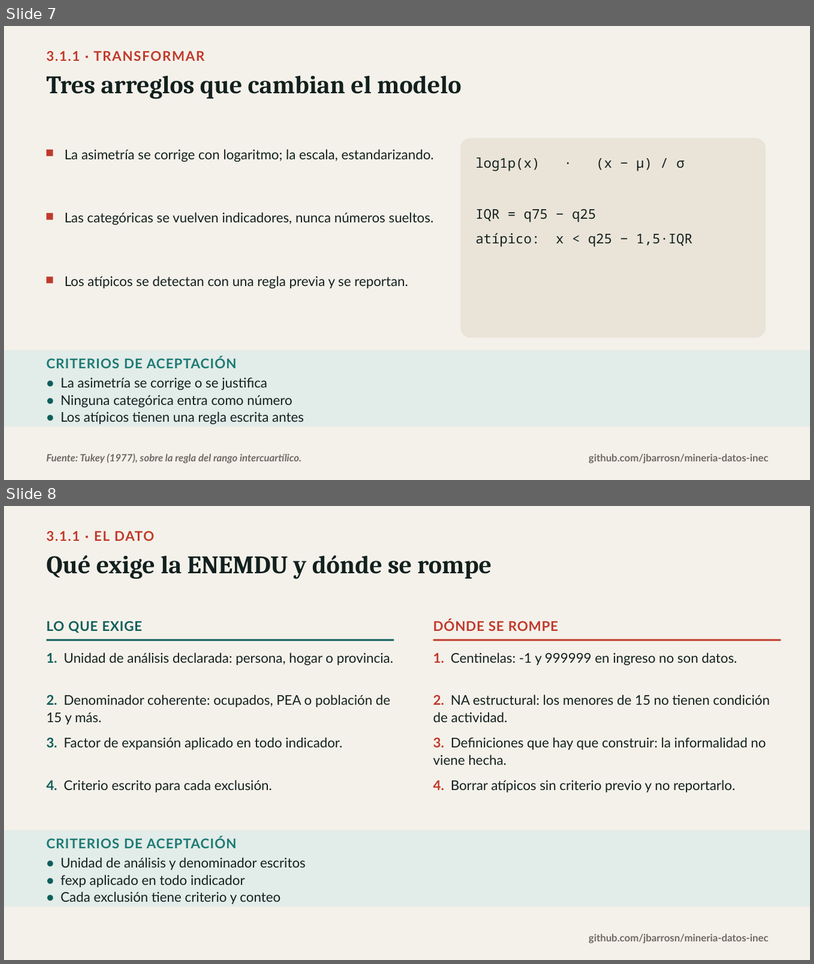
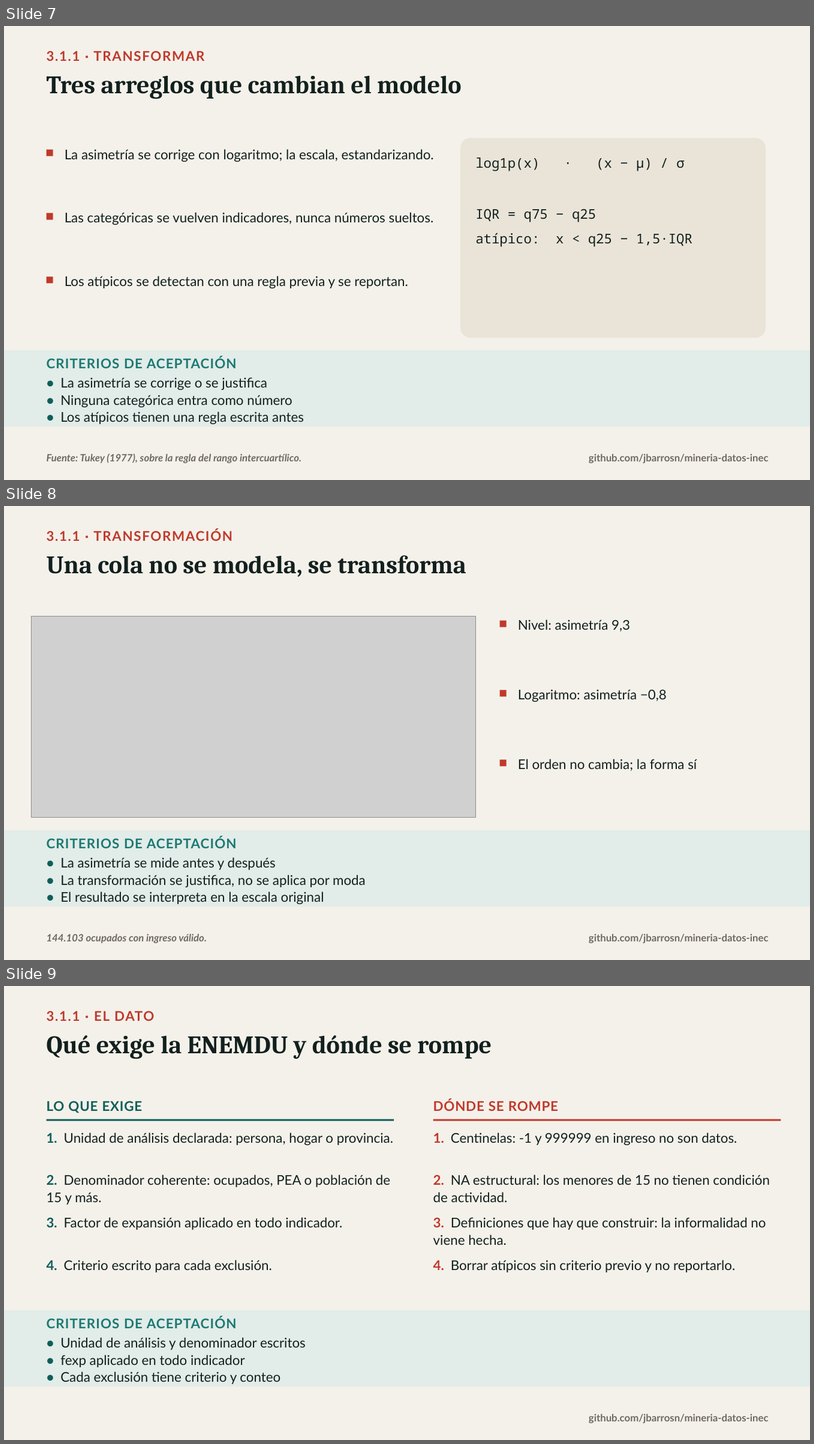
Before and after one commit to jbarrosn/mineria-datos-inec, a slide deck: docs/diapositivas/01_procedimientos.pptx. Shown one above the other, each under a label of ours: slides 7 and 8 before the commit, slides 7, 8 and 9 after it. The pictures are 814x964 and 814x1444 pixels, drawn with LibreOffice and Linux fonts; fonts in the diff are those of the drawing; grey boxes stand for pictures. Boxes give left, top, right and bottom in pixels: in the first picture for what was removed or moved away, otherwise in the second. Text is boxed around its words. In the diff, an @@ line names an element or a change of style, - is before the commit and + after.

Commit message:
Muestra el estado del entorno en el setup y compara ingreso en nivel y logaritmo

```diff
--- a/docs/diapositivas/01_procedimientos.pptx
+++ b/docs/diapositivas/01_procedimientos.pptx
@@ slide 8 added at (x1=4, y1=506, x2=810, y2=960), background #F4F1EA @@
@@ text added at (x1=47, y1=529, x2=233, y2=541), 16 pt, text #C0392B, bold @@
+3.1.1 · TRANSFORMACIÓN
@@ text added at (x1=47, y1=555, x2=467, y2=577), 30 pt, text #12201E, bold @@
+Una cola no se modela, se transforma
@@ picture added at (x1=31, y1=616, x2=476, y2=817) @@
@@ rectangle added at (x1=500, y1=621, x2=507, y2=627), fill #C0392B @@
@@ text added at (x1=518, y1=619, x2=630, y2=631), 16 pt, text #12201E @@
+Nivel: asimetría 9,3
@@ rectangle added at (x1=500, y1=690, x2=507, y2=697), fill #C0392B @@
@@ text added at (x1=518, y1=689, x2=667, y2=702), 16 pt, text #12201E @@
+Logaritmo: asimetría −0,8
@@ rectangle added at (x1=500, y1=759, x2=507, y2=766), fill #C0392B @@
@@ text added at (x1=518, y1=759, x2=697, y2=771), 16 pt, text #12201E @@
+El orden no cambia; la forma sí
@@ rectangle added at (x1=4, y1=830, x2=810, y2=906), fill #E2ECE9 @@
@@ text added at (x1=47, y1=837, x2=237, y2=848), 16 pt, text #1B7A73, bold @@
+CRITERIOS DE ACEPTACIÓN
@@ text added at (x1=60, y1=857, x2=366, y2=904), 16 pt, text #12201E @@
+• La asimetría se mide antes y después
+• La transformación se justifica, no se aplica por moda
+• El resultado se interpreta en la escala original
@@ text added at (x1=47, y1=933, x2=207, y2=943), 12 pt, text #6E6A63, bold, italic @@
+144.103 ocupados con ingreso válido.
@@ text added at (x1=589, y1=933, x2=769, y2=943), 12 pt, text #6E6A63, bold @@
+github.com/jbarrosn/mineria-datos-inec
@@ what was slide 8 is now slide 9 @@
```
Also in this commit, not shown: 6 other files.
